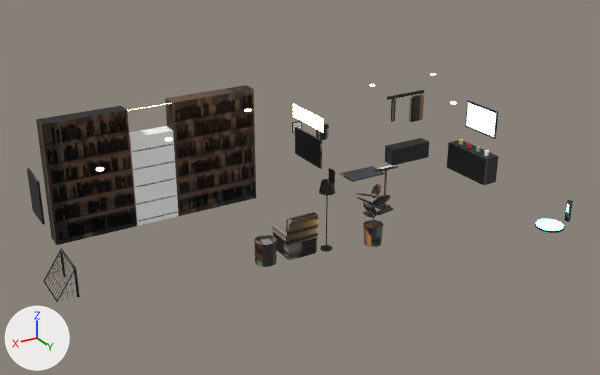
The glTF model web/assets/zones/entry.glb: old version first, new version second.
Rendered twice from a 50 mm camera at (14.08, 16.54, 8.09) aimed at (5.73, 2.62, 1.13). The lights are fixed; the arrows at lower left show +X, +Y and +Z. The first picture is the older version. Vertices at exactly the same position are counted once.

Script lines for the objects in view, before the commit:
```python
me_doormat_edge = bpy.data.meshes.new('doormat_edge')
me_doormat_edge.from_pydata(...)  # 7044 vertices, 11832 faces; spans x 0.0..11.1, y 0.0..5.42, z 0.0..2.7
me_doormat_edge.materials.append(mat_m_entry_baked)  # picture img_entry_lightmap
me_screen_holiday = bpy.data.meshes.new('screen_holiday')
me_screen_holiday.from_pydata([(0.032, 1.39, 1.14), (0.032, 2.41, 1.14), (0.032, 2.41, 1.76), (0.032, 1.39, 1.76)], [], [(0, 1, 2), (0, 2, 3)])
me_screen_holiday.materials.append(mat_e_screen)  # black #000000, glowing blue #c4daff
me_secret_door = bpy.data.meshes.new('secret_door')
me_secret_door.from_pydata(...)  # a box spanning x 7.61..8.59, y 0.02..0.38, z 0.01..2.07
me_secret_door.materials.append(mat_walnut)  # white #ffffff
ob_entry_baked = bpy.data.objects.new('entry_baked', me_doormat_edge)
ob_entry_baked.location = (0.0, 0.0, 0.0)
ob_screen_holiday = bpy.data.objects.new('screen_holiday', me_screen_holiday)
ob_screen_holiday.location = (0.0, 0.0, 0.0)
ob_secret_door = bpy.data.objects.new('secret_door', me_secret_door)
ob_secret_door.location = (0.0, 0.0, 0.0)
```
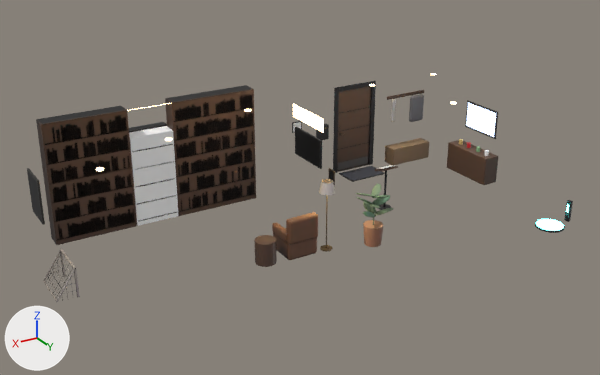
The change in detail:
me_doormat_edge is used by ob_entry_baked; location (0.0, 0.0, 0.0).
me_doormat_edge had 7044 vertices, 11832 faces and spanned x 0.0..11.1, y 0.0..5.42, z 0.0..2.7.
me_doormat_edge now has 7802 vertices, 13256 faces and spans x 0.0..11.1, y -0.2..5.42, z 0.0..2.7.
me_doormat_edge part 1: the loose piece of 56 vertices spanning x 5.6..7.6, y 0.0..0.38, z 0.0..2.7 is copied, and the copy is scaled about its middle by (0.056, 0.0448, 0.842), then moved by (-3.49, -0.18, -0.22); it spans x 3.06..3.17, y 0.0..0.02, z 0.0..2.27.
me_doormat_edge part 2: the loose piece of 56 vertices spanning x 0.35..1.55, y 0.02..0.38, z 0.0..0.45 is copied, and the copy is scaled about its middle by (0.847, 0.0476, 0.254), then moved by (1.6, -0.19, 1.99); it spans x 2.05..3.05, y 0.0..0.02, z 2.16..2.27.
me_doormat_edge part 3: the loose piece of 56 vertices spanning x 5.6..7.6, y 0.0..0.38, z 0.0..2.7 is copied, and the copy is scaled about its middle by (0.502, 0.109, 0.792), then moved by (-4.05, -0.23, -0.27); it spans x 2.05..3.05, y -0.06..-0.02, z 0.01..2.15.
me_doormat_edge part 4: the loose piece of 56 vertices spanning x 0.35..1.55, y 0.02..0.38, z 0.0..0.45 is copied, and the copy is scaled about its middle by (0.793, 0.00824, 0.453), then moved by (1.6, -0.22, -0.08); it spans x 2.08..3.02, y -0.02, z 0.04..0.25.
me_doormat_edge part 5: a new loose piece of 56 vertices spanning x 1.93..2.04, y 0.0..0.02, z 0.0..2.27, in mat_m_entry_baked (picture img_entry_lightmap).
me_doormat_edge part 6: a new loose piece of 33 vertices spanning x 2.0..3.1, y -0.09..0.0, z 0.0..2.2, in mat_m_entry_baked (picture img_entry_lightmap).
me_doormat_edge part 7: a new loose piece of 14 vertices spanning x 7.6..8.6, y -0.2..0.0, z 0.0..2.1, in mat_m_entry_baked (picture img_entry_lightmap).
me_doormat_edge part 8: 11802 kept faces spanning x 0.0..11.1, y 0.0..5.42, z 0.0..2.7 get new texture (UV) coordinates.
Other edits to the shape of me_doormat_edge do not show in these pictures.

Where the change shows, as pixel boxes [x1, y1, x2, y2] in the pictures (600 x 375 px):
'entry_baked', reshaped
    before: [27, 85, 573, 302]
    after: [27, 81, 573, 302]
part 1 of me_doormat_edge, added
    after: [333, 87, 339, 173]
part 2 of me_doormat_edge, added
    after: [339, 81, 372, 91]
part 3 of me_doormat_edge, added (brown)
    after: [337, 86, 371, 171]
part 4 of me_doormat_edge, added
    after: [337, 156, 368, 170]
part 5 of me_doormat_edge, added
    after: [369, 81, 376, 165]
part 6 of me_doormat_edge, added
    after: [337, 86, 372, 172]
part 7 of me_doormat_edge, added (mostly hidden)
    after: [129, 122, 167, 133]
part 8 of me_doormat_edge, surface changed
    both: [32, 86, 570, 302]
